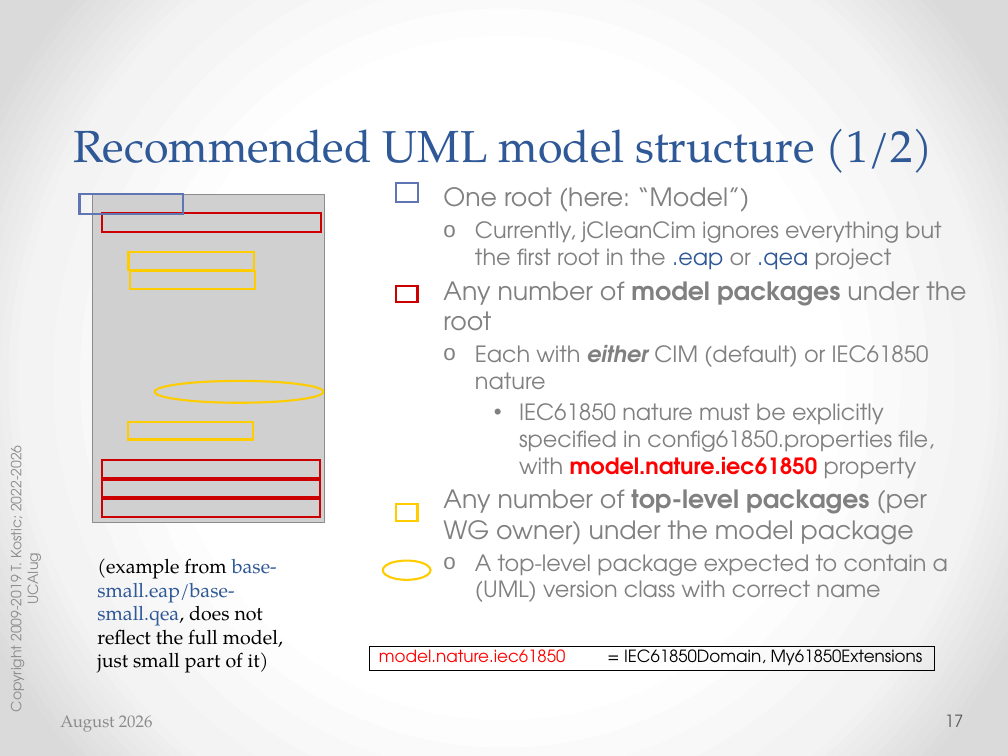
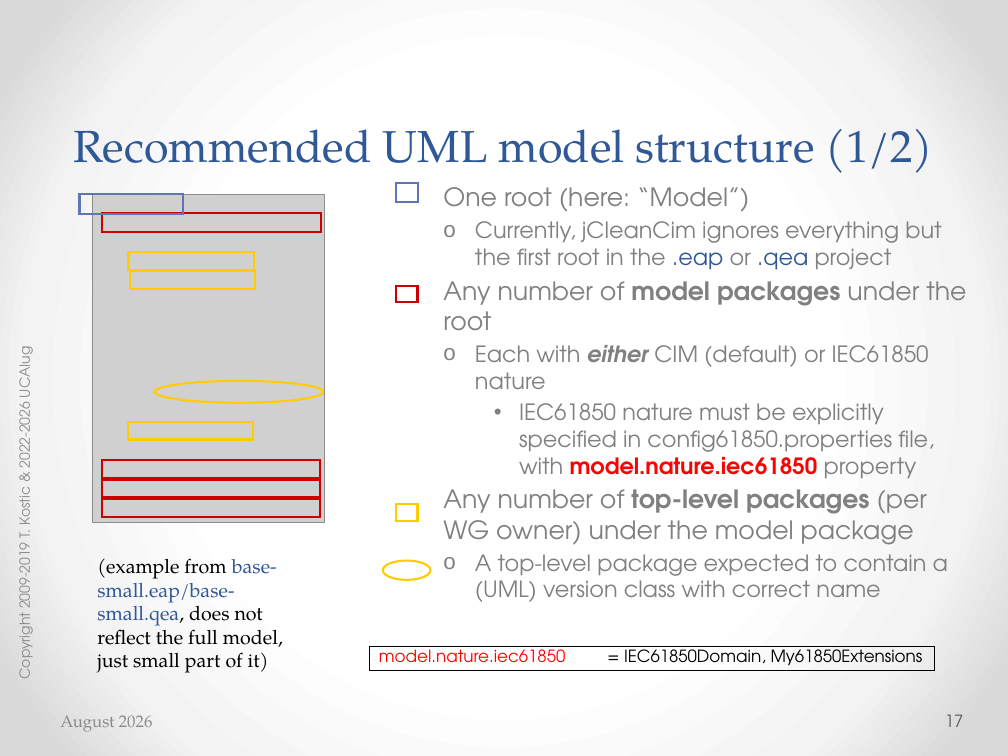
Before and after one commit to cimug-org/jCleanCim, a slide deck: slide 17 of doc/jCleanCimIntro.pptx. Drawn at 1008x756 pixels with LibreOffice and Linux fonts; fonts in the diff are those of the drawing; grey boxes stand for pictures. Boxes give left, top, right and bottom in pixels: in the first picture for what was removed or moved away, otherwise in the second. Text is boxed around its words. In the diff, an @@ line names an element or a change of style, - is before the commit and + after.

```diff
--- a/doc/jCleanCimIntro.pptx
+++ b/doc/jCleanCimIntro.pptx
@@ text at <box>13,352,37,678</box>: text changed @@
-Copyright 2009-2019 T. Kostic; 2022-2026 UCAIug
+Copyright 2009-2019 T. Kostic & 2022-2026 UCAIug
```
Also in this commit, not shown: 75 other slides changed, 1 other file.
